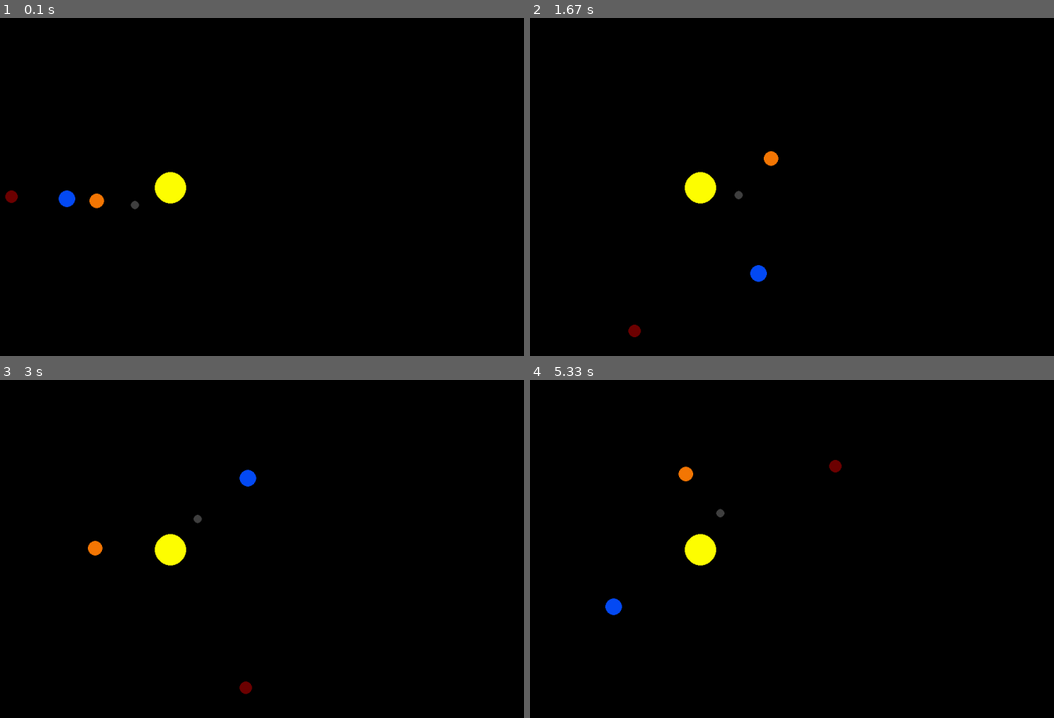
Above: before the commit, frames 1-4 (two rows, left to right).
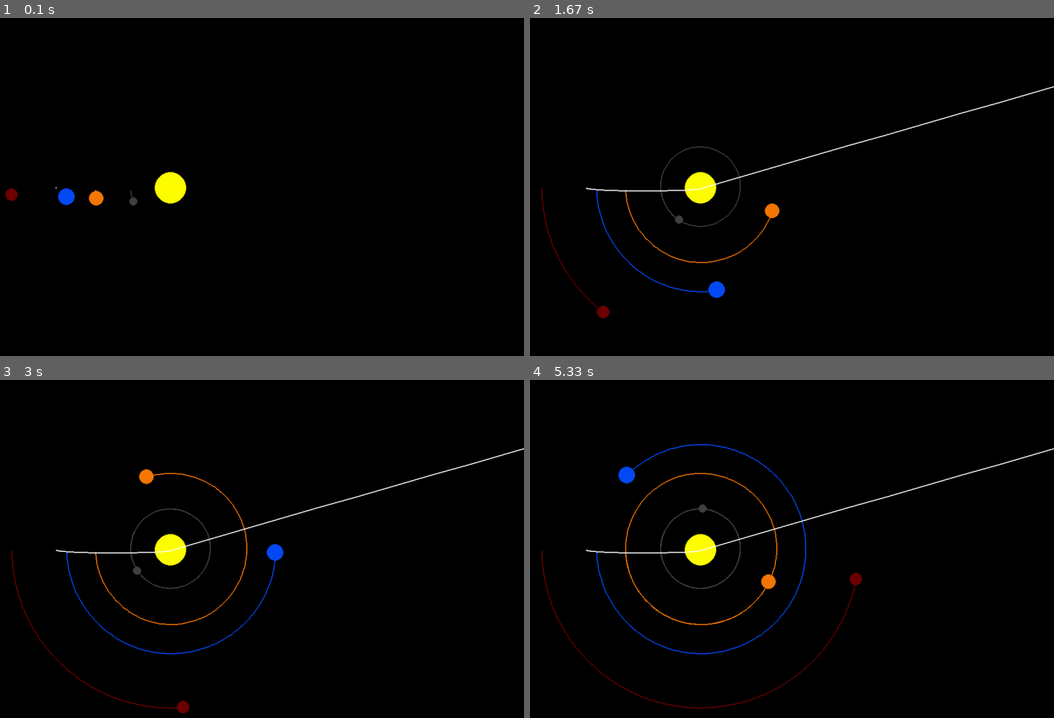
Above: after the commit, the same moments.

Repository: Specter-0/Pygame-utilities
Game: pygame game, started from pygameTests copy.py
The game is run twice, just before and just after one commit, with the same random seed, the same clock (stepped at 60 frames per second) and the same inputs.
Inputs:
- Up to frame 1 (0.1 s): no input
- Up to frame 2 (1.67 s): no input
- Up to frame 3 (3 s): no input
- Up to frame 4 (5.33 s): no input

The runs differ from the first frame. In frame 1, 0.2% of the frame differs, in the area x 0-27%, y 49-57%; in frame 2, 1.7%; in frame 3, 2.1%; in frame 4, 2.6%, in the area x 2-100%, y 19-98%.

Commit message:
ddi som stuff

Diff:
--- a/pgu.py
+++ b/pgu.py
@@ -63,20 +63,32 @@
             """
             object.rect.center = (x, y)
 
-    def gravity_set_values(au, scale, timestep):
+    def gravity_set_values(scale = 200, timestep = 3600*24, au = 149.6e6 * 1000, g = 6.67428e-11):
             global AU, G, SCALE, TIMESTEP
             AU = au # astronomical units --149.6e6 * 1000
             SCALE = scale / AU # 1AU = 100px --200
             TIMESTEP = timestep # 1 day --3600*24
-            G = 6.67428e-11 # gravitational constant
-    def gravity_set_timestep(timestep):
-        try:
-            TIMESTEP = timestep
-        except:
-            pass
-    class gravity():
+            G = g # gravitational constant
+    def gravity_set_timestep(timestep = 3600*24):
+        global TIMESTEP
+        TIMESTEP = timestep
+    class Gravity():
+        def __init__(self, x, y, y_vel, radius, mass, color=(255,255,255)):
+            self.tracking = False
+            self.x = x * AU
+            self.y = y
+            self.radius = radius
+            self.mass = mass
+            self.color = color
+            self.path = []
+
+            #self.sun = False
+            #self.distance_to_sun = 0
+
+            self.y_vel = y_vel
+            self.x_vel = 0
+
         def path_track(self):
-            self.path = []
             self.tracking = True
 
         def draw(self, win, width, height):
@@ -84,14 +96,28 @@
             y = self.y * SCALE + height / 2
             pg.draw.circle(win, self.color, (x, y), self.radius)
 
+        def draw_path(self, win, width, height):
+            x = self.x * SCALE + width / 2
+            y = self.y * SCALE + height / 2
+
+            if len(self.path) > 2:
+                updated_path = []
+                for point in self.path:
+                    x, y = point
+                    x = x * SCALE + width / 2
+                    y = y * SCALE + height / 2
+                    updated_path.append((x, y))
+
+                pg.draw.lines(win, self.color, False, updated_path, 2)
+
+        def path_clear(self):
+            self.path.clear()
+
         def attraction(self, other):
             other_x, other_y = other.x, other.y
             distance_x = other_x - self.x
             distance_y = other_y - self.y
             distance = math.sqrt(distance_x ** 2 + distance_y ** 2)
-
-            #if other.sun:
-                #self.distance_to_sun = distance
 
             force = G * self.mass * other.mass /distance**2
             v = math.atan2(distance_y, distance_x)
@@ -119,17 +145,6 @@
             if self.tracking:
                 self.path.append((self.x, self.y))
 
-    class gravity_create_object(gravity):
-        def __init__(self, x, y, radius, mass, color=(255,255,255)):
-            self.tracking = False
-            self.x = x * AU
-            self.y = y
-            self.radius = radius
-            self.mass = mass
-            self.color = color
-
-            #self.sun = False
-            #self.distance_to_sun = 0
-
-            self.y_vel = 0
-            self.x_vel = 0
+        def lock(self, width, height):
+            self.x = width
+            self.y = height
--- a/pygameTests copy.py
+++ b/pygameTests copy.py
@@ -7,26 +7,28 @@
 width = 1350
 height = 800
 win = pg.display.set_mode([width, height])
-pgu.utility.gravity_set_values(149.6e6 * 1000, 200, 3600*30)
+pgu.utility.gravity_set_values(200)
+pgu.utility.gravity_set_timestep(3600*24)
 
 def main(running):
     clock = pg.time.Clock()
 
-    sun = pgu.utility.gravity_create_object(0, 0, 30, 1.98892 * 10**30, pgu.YELLOW) #1.98892 * 10**30
+    sun = pgu.utility.Gravity(0, 0, 0, 30, 1.98892 * 10**30, pgu.YELLOW) #1.98892 * 10**30
 
-    earth = pgu.utility.gravity_create_object(-1, 0, 16, 6.9742 * 10**24, pgu.BLUE) #6.9742 * 10**24
-    earth.y_vel = 29.783 * 1000
+    earth = pgu.utility.Gravity(-1, 0, 29.783 * 1000, 16, 6.9742 * 10**24, pgu.BLUE) #6.9742 * 10**24
 
-    mars = pgu.utility.gravity_create_object(-1.524, 0, 12, 6.39 * 10**23, pgu.DARKRED) #6.39 * 10**23
-    mars.y_vel = 24.077 * 1000
+    mars = pgu.utility.Gravity(-1.524, 0, 24.077 * 1000, 12, 6.39 * 10**23, pgu.DARKRED) #6.39 * 10**23
 
-    mercury = pgu.utility.gravity_create_object(-0.387, 0, 8, 0.330 * 10**24, pgu.GRAY) #0.330 * 10**24
-    mercury.y_vel = 47.4 * 1000
+    mercury = pgu.utility.Gravity(-0.387, 0, 47.4 * 1000, 8, 0.330 * 10**24, pgu.GRAY) #0.330 * 10**24
 
-    venus = pgu.utility.gravity_create_object(-0.723, 0, 14, 1.8685 * 10**24, pgu.ORANGE) #1.8685 * 10**24
-    venus.y_vel = 35.02 * 1000
+    venus = pgu.utility.Gravity(-0.723, 0, 35.02 * 1000, 14, 1.8685 * 10**24, pgu.ORANGE) #1.8685 * 10**24
 
-    objects = [sun, earth, mars, mercury, venus]
+    moon = pgu.utility.Gravity(-1.1, 0, 1.022 * 1000, 1, 7.342 * 10**22, pgu.WHITE)
+
+    objects = [sun, earth, mars, mercury, venus, moon]
+
+    for object in objects:
+        object.path_track()
 
     while running:
         clock.tick(60)
@@ -39,6 +41,8 @@
         for object in objects:
             object.update_pos(objects)
             object.draw(win, width, height)
+            object.draw_path(win, width, height)
+            #object.draw_path(win, width, height)
 
         pg.display.flip()
 
